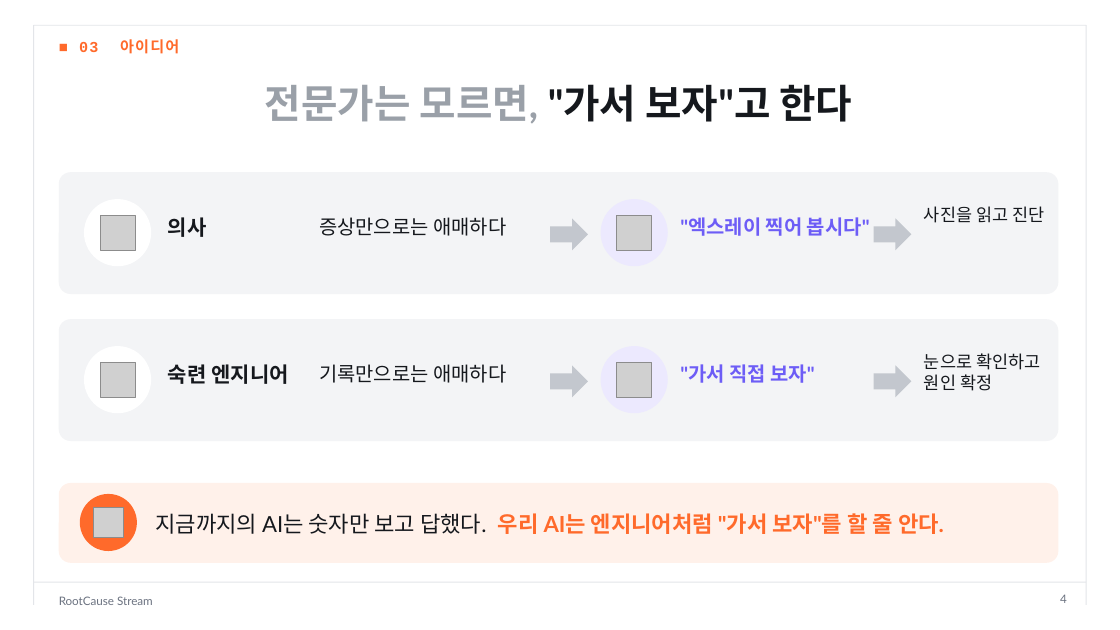
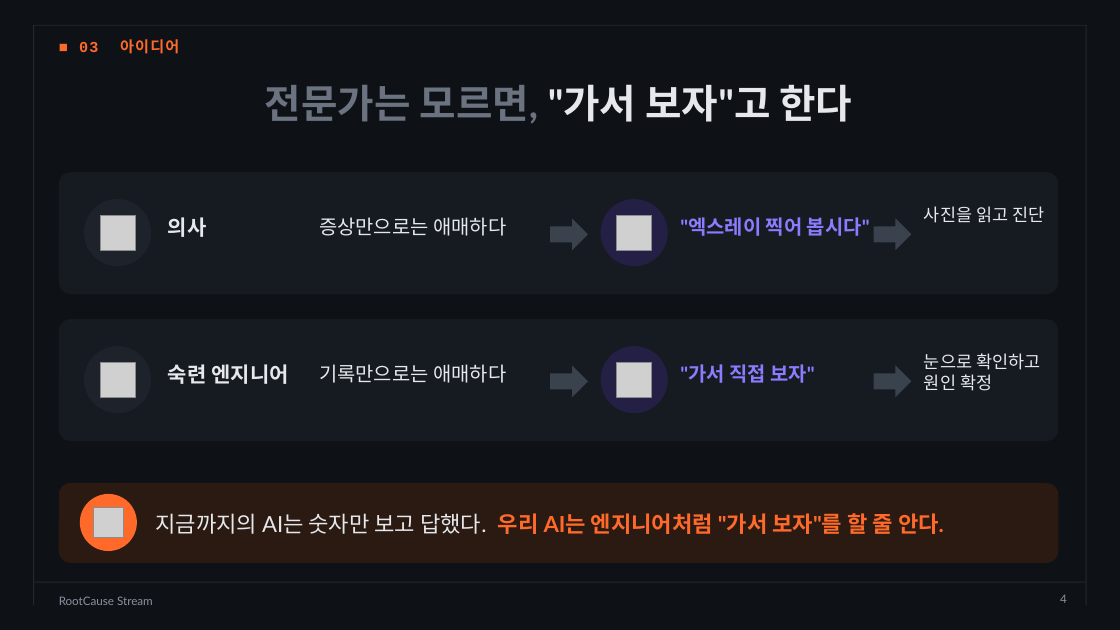
Before and after one commit to dlwogud/rootcause-stream, a slide deck: slide 4 of deck/RootCause_Stream_발표자료.pptx. Drawn at 1120x630 pixels with LibreOffice and Linux fonts; fonts in the diff are those of the drawing; grey boxes stand for pictures; background and template pictures are left out. Boxes give left, top, right and bottom in pixels: in the first picture for what was removed or moved away, otherwise in the second. Text is boxed around its words. In the diff, an @@ line names an element or a change of style, - is before the commit and + after.

```diff
--- a/deck/RootCause_Stream_발표자료.pptx
+++ b/deck/RootCause_Stream_발표자료.pptx
@@ background #FFFFFF to picture (left out) @@
@@ line (34, 25) - (34, 605): stroke #E3E5E9 0.75 pt to #232933 0.75 pt @@
@@ line (34, 25) - (1086, 25): stroke #E3E5E9 0.75 pt to #232933 0.75 pt @@
@@ line (1086, 25) - (1086, 605): stroke #E3E5E9 0.75 pt to #232933 0.75 pt @@
@@ title "전문가는 모르면, "가서 보자"고 한다" at [265, 84, 852, 123]: text colour #9AA0A8 to #6B7280 in "전문가는 모르면,"; text colour #15181D to #E6E8EB in ""가서 보자"고 한다" @@
@@ rounded rectangle at [59, 172, 1059, 294]: fill #F3F4F6 to #161A21 @@
@@ ellipse at [84, 199, 151, 266]: fill #FFFFFF to #1D222B @@
@@ ellipse at [601, 199, 668, 266]: fill #ECE9FE to #241F45 @@
@@ text ""엑스레이 찍어 봅시다"" at [680, 217, 870, 236]: text colour #6D5DF6 to #8B7CFF @@
@@ rounded rectangle at [59, 319, 1059, 441]: fill #F3F4F6 to #161A21 @@
@@ ellipse at [84, 346, 151, 413]: fill #FFFFFF to #1D222B @@
@@ ellipse at [601, 346, 668, 413]: fill #ECE9FE to #241F45 @@
@@ text colour #15181D to #E6E8EB in 6 elements at [168, 217, 207, 237], [319, 217, 506, 236], [924, 206, 1044, 223], [168, 364, 288, 384], [319, 364, 506, 383], [924, 353, 1040, 391] @@
@@ text ""가서 직접 보자"" at [680, 364, 814, 383]: text colour #6D5DF6 to #8B7CFF @@
@@ fill #C3C7CE to #3A424E in 4 elements at [550, 218, 588, 250], [874, 218, 912, 250], [550, 365, 588, 397], [874, 365, 912, 397] @@
@@ rounded rectangle at [59, 483, 1059, 563]: fill #FFF1EA to #2A1A12 @@
@@ text "지금까지의 AI는 숫자만 보고 답했다. ..." at [155, 509, 944, 537]: text colour #15181D to #E6E8EB in "지금까지의 AI는 숫자만 보고 답했다." @@
@@ line (34, 582) - (1086, 582): stroke #E3E5E9 0.75 pt to #232933 0.75 pt @@
@@ text "RootCause Stream" at [59, 596, 153, 605]: text colour #6B7280 to #8A93A0 @@
@@ page number at [1060, 594, 1067, 603]: text colour #6B7280 to #8A93A0 @@
```
Also in this commit, not shown: 16 other slides changed, 8 other files.
